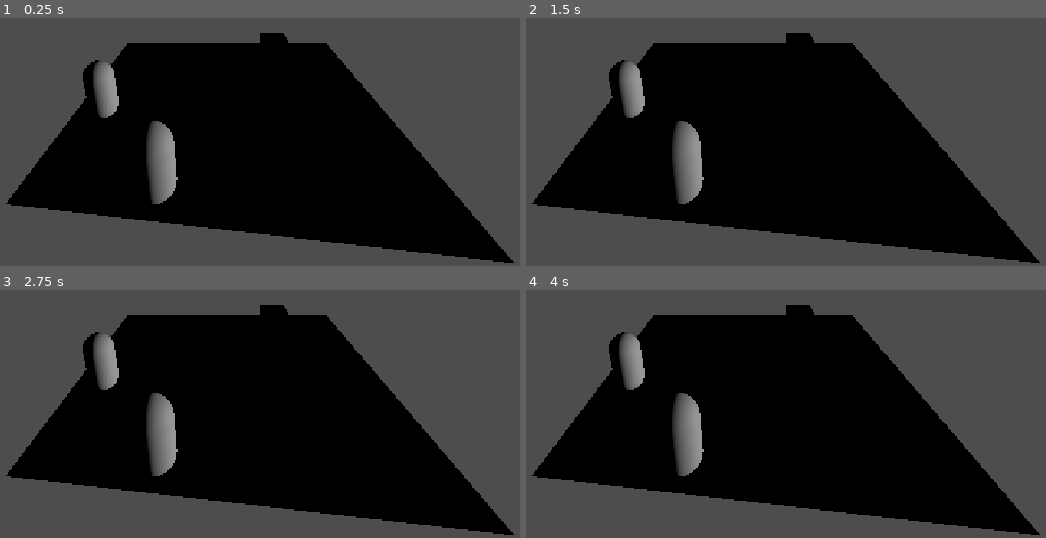
Above: before the commit, frames 1-4 (two rows, left to right).
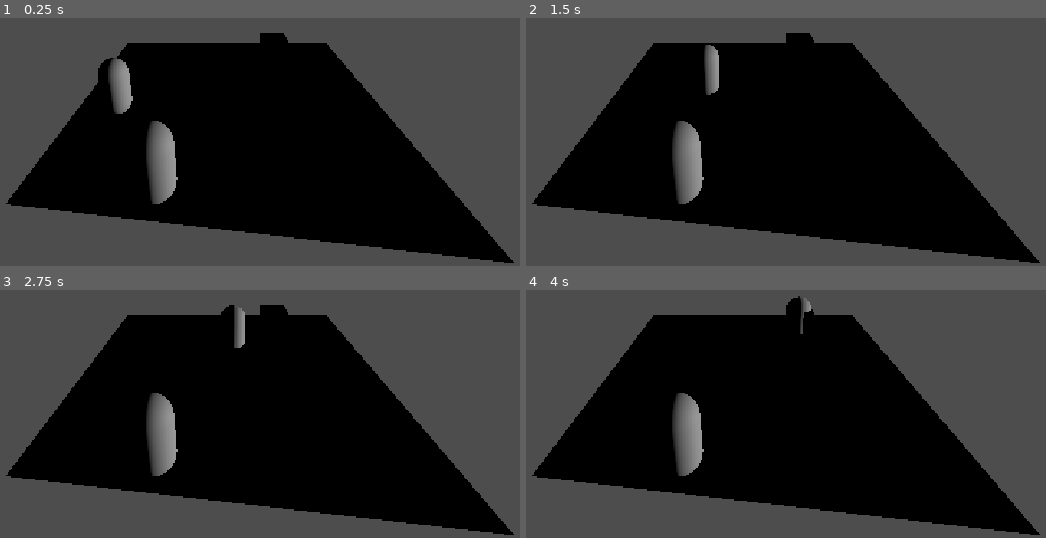
Above: after the commit, the same moments.

Repository: StevenChurchill671/realEconomy
Game: Godot game, scene res://root.tscn
Two runs of this game, one before a commit and one after it. Both use one fixed random seed, a clock stepped at 60 frames per second and the inputs below.
Inputs:
- Up to frame 1 (0.25 s): no input
- Up to frame 2 (1.5 s): no input
- Up to frame 3 (2.75 s): no input
- Up to frame 4 (4 s): no input

The runs differ from the first frame. In frame 1, 1.6% of the frame differs, in the area x 15-26%, y 16-41%; in frame 2, 1.5%; in frame 3, 1.4%; in frame 4, 1.2%.
Error in both runs: Invalid call. Nonexistent function 'setupFaction' in base 'Nil'. (res://faction_holder.gd:11)

Commit message:
Add files via upload

Diff:
--- a/real-economy/person.gd
+++ b/real-economy/person.gd
@@ -32,8 +32,11 @@
 
 ##Link to employer, if one exists. ([Person]) or later company.
 @export
-var employer : Person
-
+var employer : Person:
+	set(localEmployer):
+		employer = localEmployer
+		if !localEmployer.employees.has(self):
+			localEmployer.addEmployee(self)
 var speed = 2
 var target : Vector3
 ##link to employmentType
@@ -43,8 +46,8 @@
 
 func addOwnedLocation(thisLocation):
 	ownedLocations.append(thisLocation)
-func addEmployee():
-	pass
+func addEmployee(localEmployee : Person):
+	employees.append(localEmployee)
 ##Set the [Faction] of this person.
 func setFaction(thisFaction : Faction):
 	self.faction =thisFaction
@@ -64,10 +67,15 @@
 func _process(delta: float) -> void:
 	if !is_inside_tree():
 		return
-	if 1== 1:
-		target = self.global_position
+	assignEmployeesToWork()
+	if currentTask != null:
+		target = currentTask.global_position
 		velocity = global_position.direction_to(target) * speed
 		move_and_slide()
 		return
 	velocity = global_position.direction_to(target) * speed
 	move_and_slide()
+
+func assignEmployeesToWork():
+	for localEmployee : Person in employees:
+		localEmployee.currentTask = ownedLocations[0]
--- a/real-economy/test_location.tscn
+++ b/real-economy/test_location.tscn
@@ -33,7 +33,8 @@
 personName = "John"
 faction = ExtResource("4_21p7k")
 
-[node name="person2" parent="." unique_id=1107046083 instance=ExtResource("3_0yauj")]
+[node name="person2" parent="." unique_id=1107046083 node_paths=PackedStringArray("employer") instance=ExtResource("3_0yauj")]
 transform = Transform3D(1, 0, 0, 0, 1, 0, 0, 0, 1, -1.4465927, 1, -3.85004)
 personName = "Jim"
 faction = ExtResource("4_21p7k")
+employer = NodePath("../Employer")
